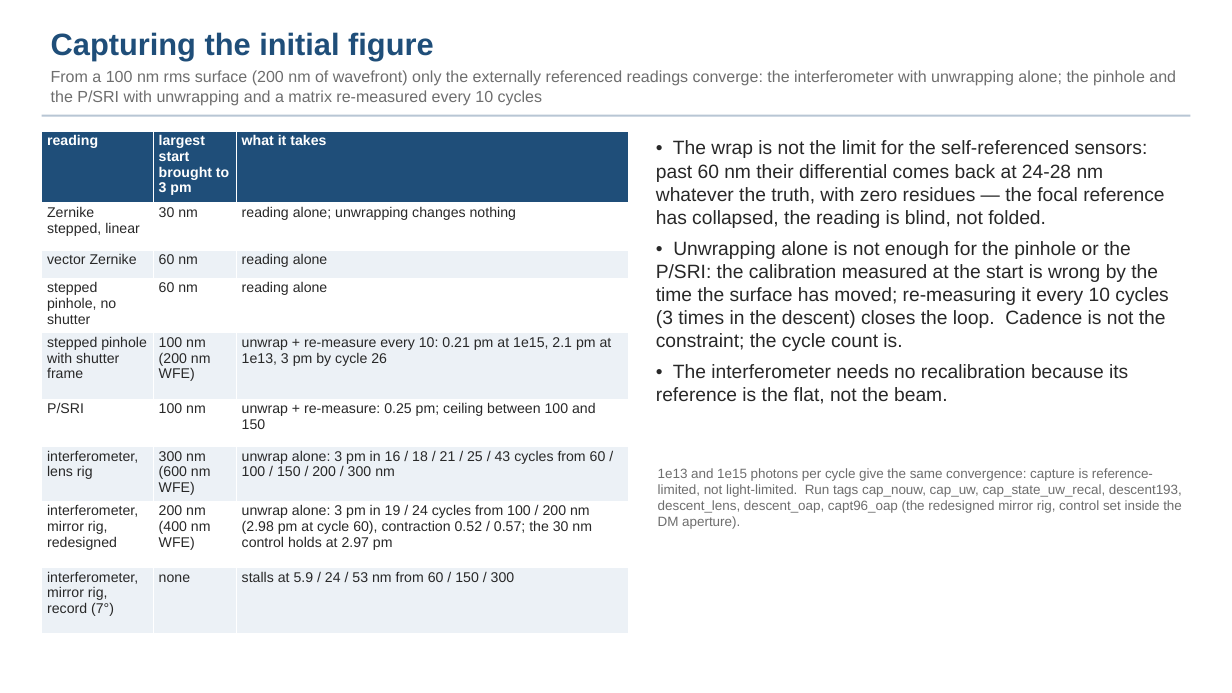
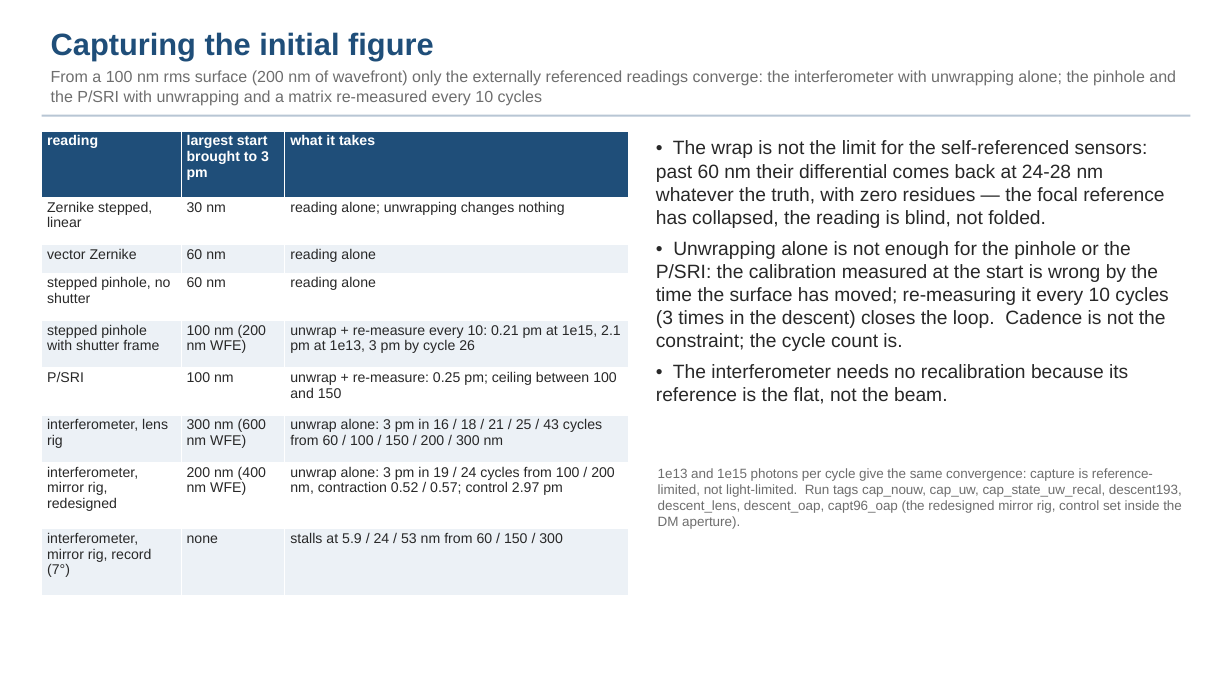
Before and after one commit to nasa-jpl/macos, a slide deck: slide 31 of demo_session/deck_gauges.pptx. Drawn at 1232x693 pixels with LibreOffice and Linux fonts; fonts in the diff are those of the drawing. Boxes give left, top, right and bottom in pixels: in the first picture for what was removed or moved away, otherwise in the second. Text is boxed around its words. In the diff, an @@ line names an element or a change of style, - is before the commit and + after.

```diff
--- a/demo_session/deck_gauges.pptx
+++ b/demo_session/deck_gauges.pptx
@@ table at box(42, 131, 628, 596) @@
-row 8, column 3: unwrap alone: 3 pm in 19 / 24 cycles from 100 / 200 nm (2.98 pm at cycle 60), contraction 0.52 / 0.57; the 30 nm control holds at 2.97 pm
+row 8, column 3: unwrap alone: 3 pm in 19 / 24 cycles from 100 / 200 nm, contraction 0.52 / 0.57; control 2.97 pm
```
Also in this commit, not shown: 3 other files.
